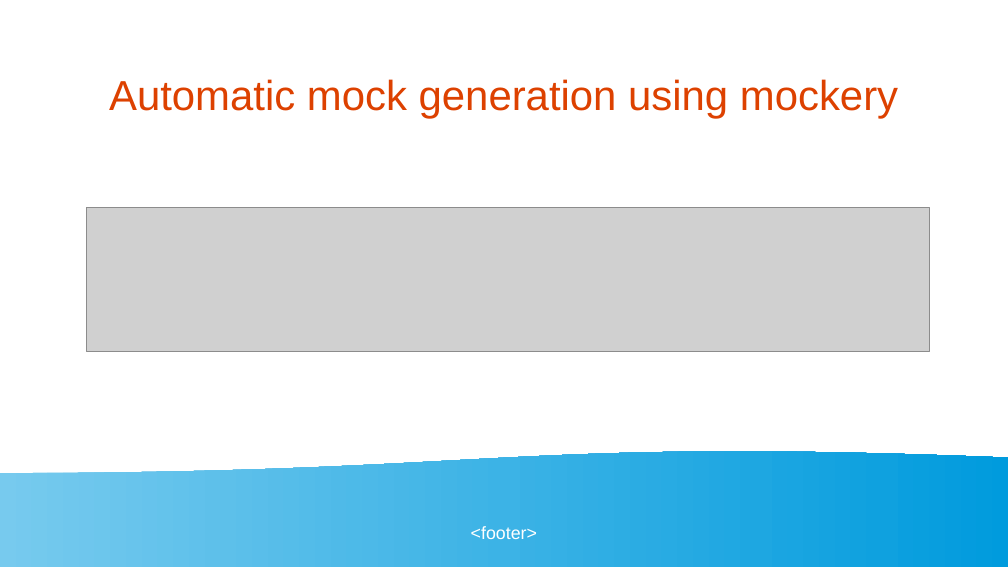
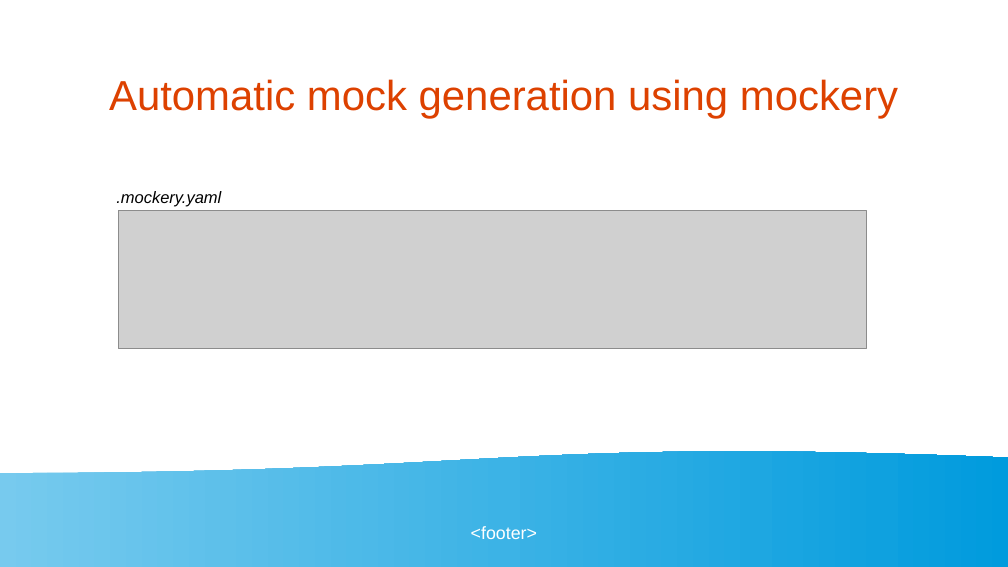
Before and after one commit to golangbot/gophercon-uk-2025-talk, a slide deck: slide 45 of Presentation.odp. Drawn at 1008x567 pixels with LibreOffice and Linux fonts; fonts in the diff are those of the drawing; grey boxes stand for pictures. Boxes give left, top, right and bottom in pixels: in the first picture for what was removed or moved away, otherwise in the second. Text is boxed around its words. In the diff, an @@ line names an element or a change of style, - is before the commit and + after.

Commit message:
modified presentation

```diff
--- a/Presentation.odp
+++ b/Presentation.odp
@@ text added at [116,191,221,207], 13 pt, text #000000, italic @@
+.mockery.yaml
@@ picture: place and size @@
-picture at [86,208,929,351]
+picture at [118,210,866,349]
```
Also in this commit, not shown: 1 other slide changed, 2 slides added, 1 slide removed.
